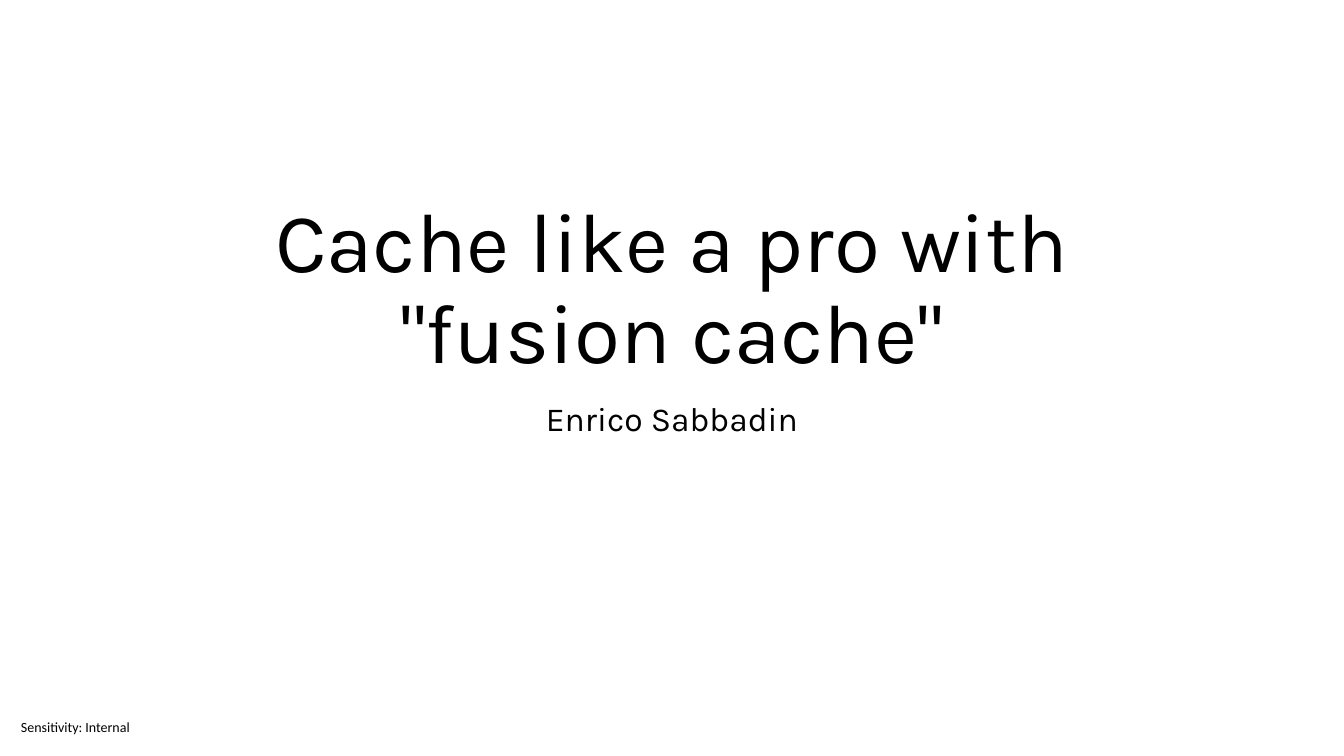
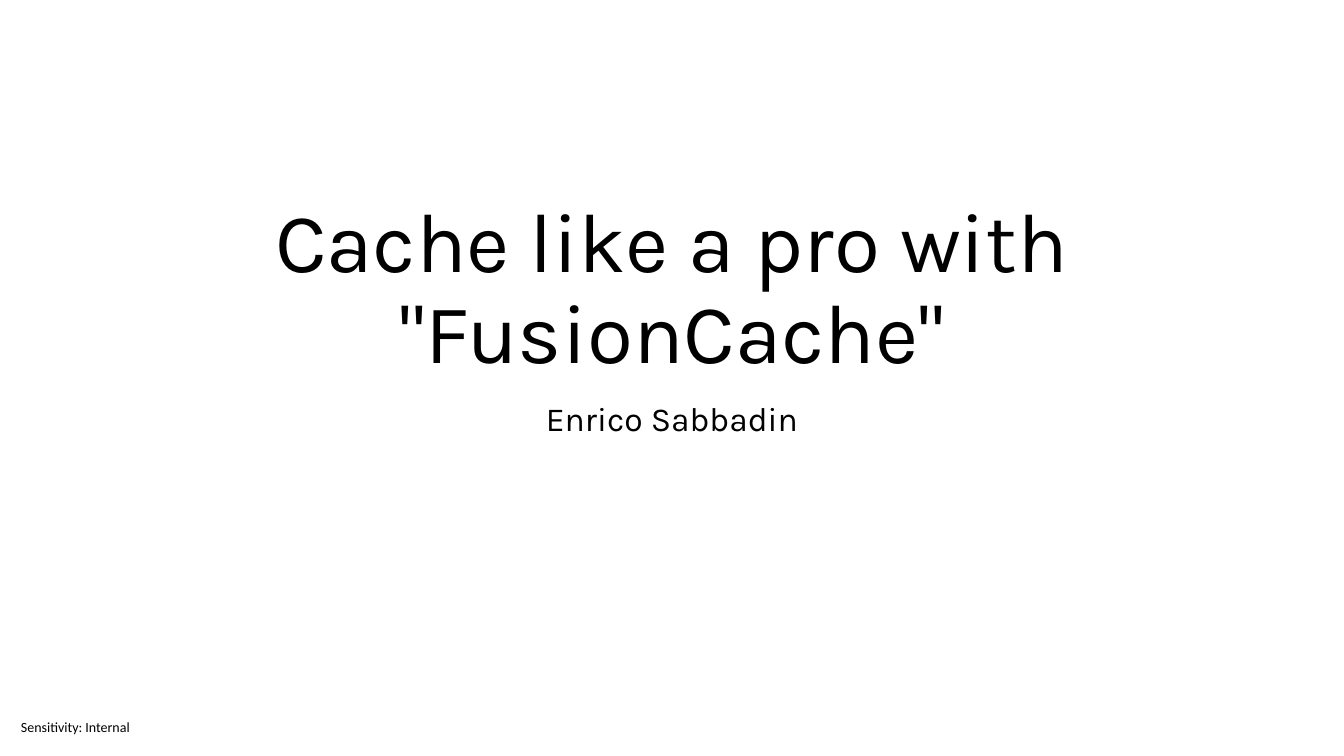
Before and after one commit to sabbadino/cache-like-a-pro-fusion-cache, a slide deck: slide 1 of cache-like-a-pro.pptx. Drawn at 1344x756 pixels with LibreOffice and Linux fonts; fonts in the diff are those of the drawing. Boxes give left, top, right and bottom in pixels: in the first picture for what was removed or moved away, otherwise in the second. Text is boxed around its words. In the diff, an @@ line names an element or a change of style, - is before the commit and + after.

```diff
--- a/cache-like-a-pro.pptx
+++ b/cache-like-a-pro.pptx
@@ title at (275, 214, 1068, 364): text changed @@
-Cache like a pro with "fusion cache"
+Cache like a pro with "FusionCache"
```
Also in this commit, not shown: 13 other slides changed, 1 slide added, 23 other files.
